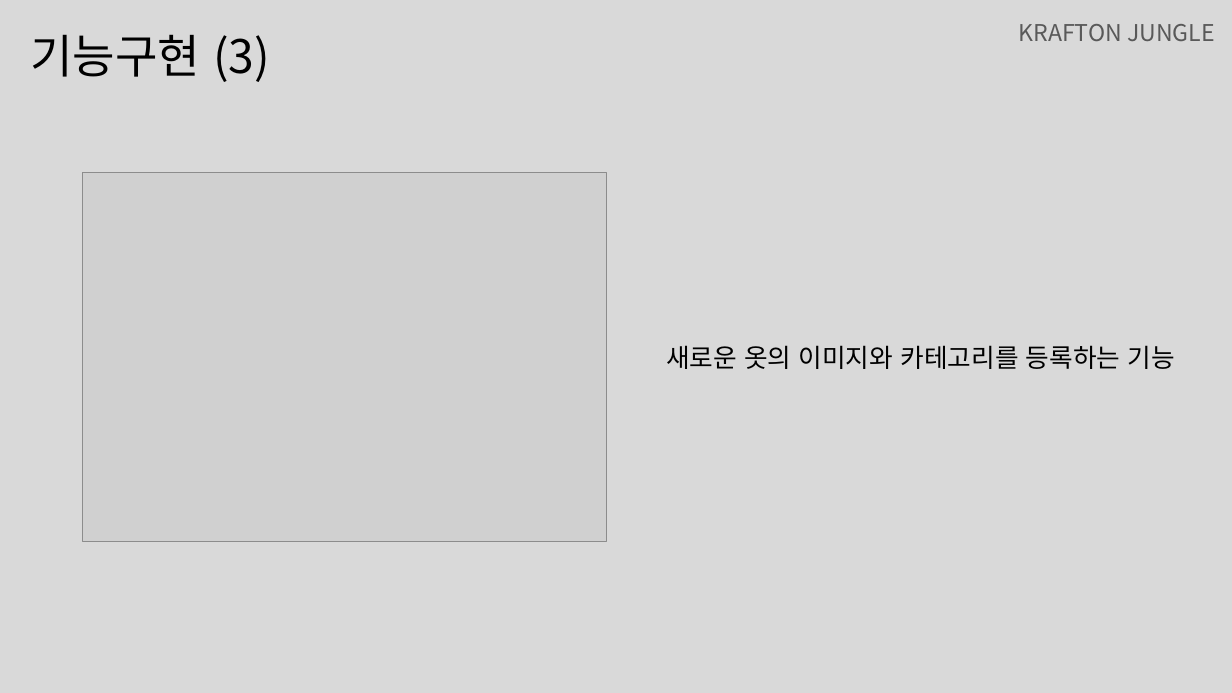
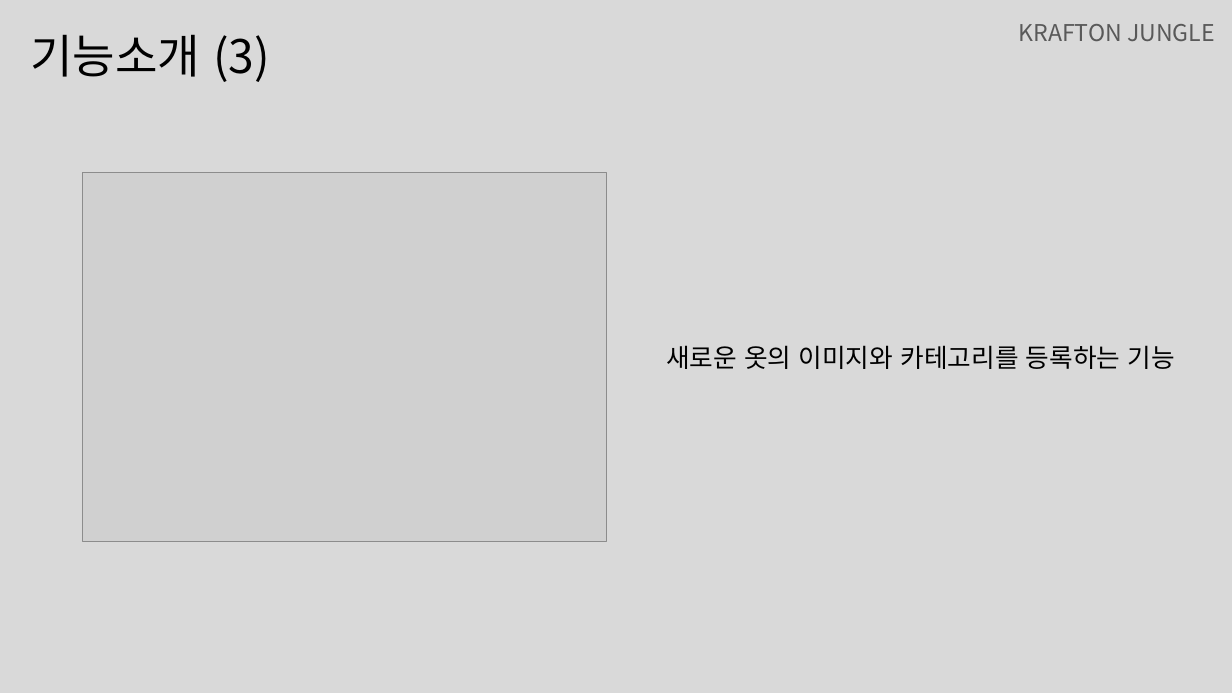
Before and after one commit to hyunsik96/00_OOTD, a slide deck: slide 5 of 기획/OOTD.pptx. Drawn at 1232x693 pixels with LibreOffice and Linux fonts; fonts in the diff are those of the drawing; grey boxes stand for pictures. Boxes give left, top, right and bottom in pixels: in the first picture for what was removed or moved away, otherwise in the second. Text is boxed around its words. In the diff, an @@ line names an element or a change of style, - is before the commit and + after.

```diff
--- a/기획/OOTD.pptx
+++ b/기획/OOTD.pptx
@@ text at (x1=30, y1=34, x2=270, y2=82): text changed @@
-기능구현 (3)
+기능소개 (3)
```
Also in this commit, not shown: 2 other slides changed, 2 other files.
